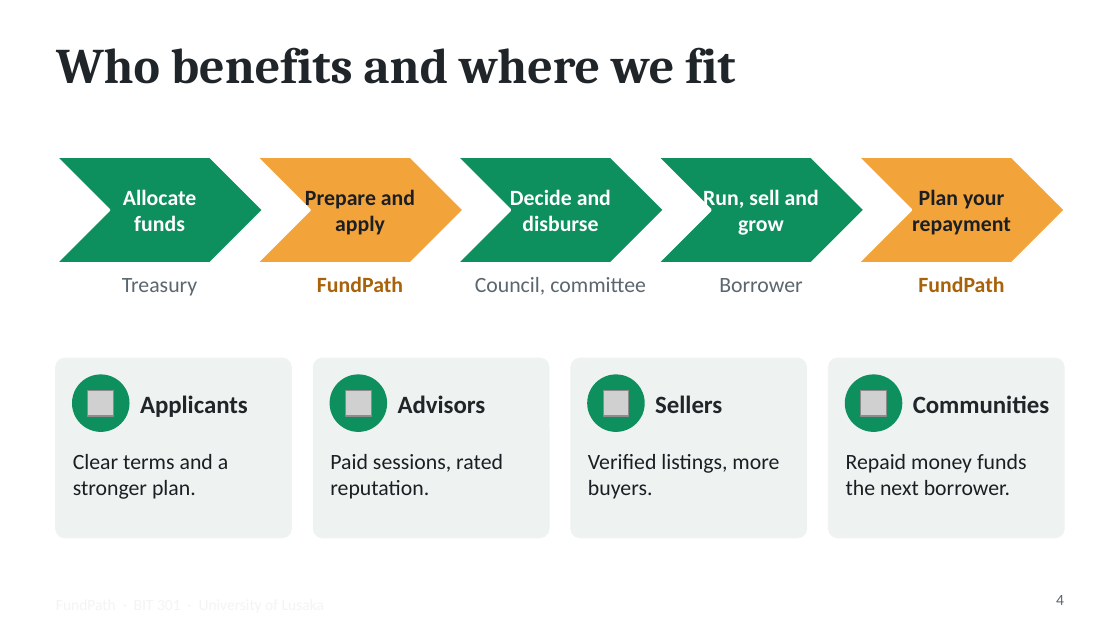
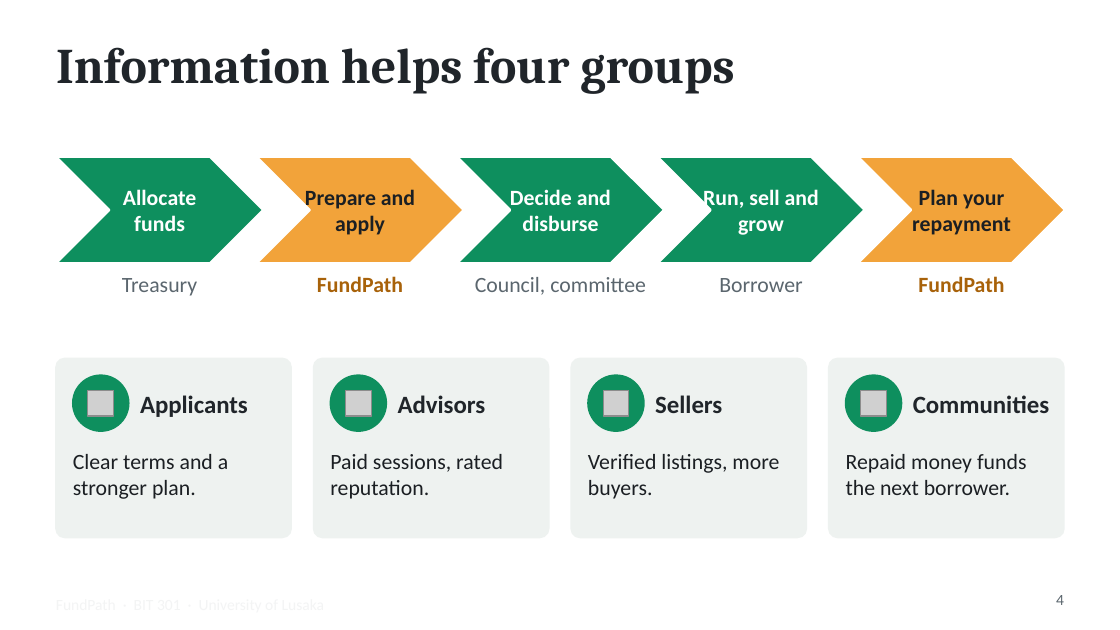
Before and after one commit to mwemmz/cdf-project, a slide deck: slide 4 of docs/presentation/FundPath_5_Slide_Pitch.pptx. Drawn at 1120x630 pixels with LibreOffice and Linux fonts; fonts in the diff are those of the drawing; grey boxes stand for pictures; background and template pictures are left out. Boxes give left, top, right and bottom in pixels: in the first picture for what was removed or moved away, otherwise in the second. Text is boxed around its words. In the diff, an @@ line names an element or a change of style, - is before the commit and + after.

```diff
--- a/docs/presentation/FundPath_5_Slide_Pitch.pptx
+++ b/docs/presentation/FundPath_5_Slide_Pitch.pptx
@@ title at bbox=[56, 47, 734, 94]: text changed @@
-Who benefits and where we fit
+Information helps four groups
```
Also in this commit, not shown: 1 other slide changed.
